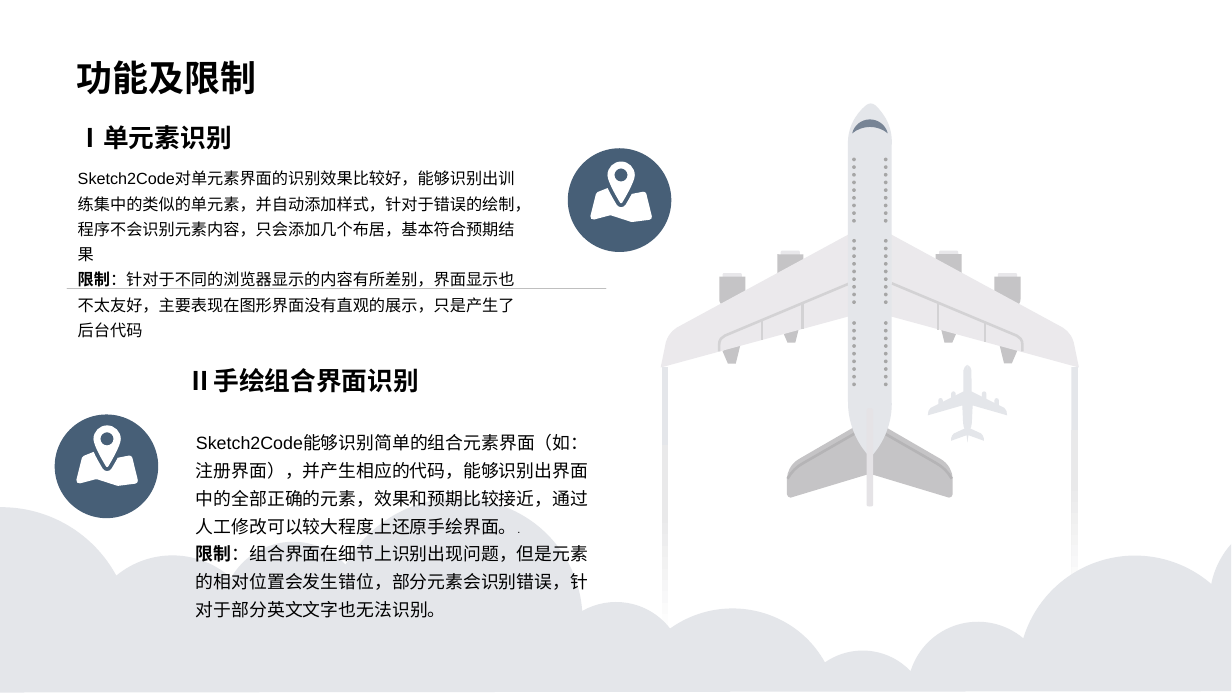
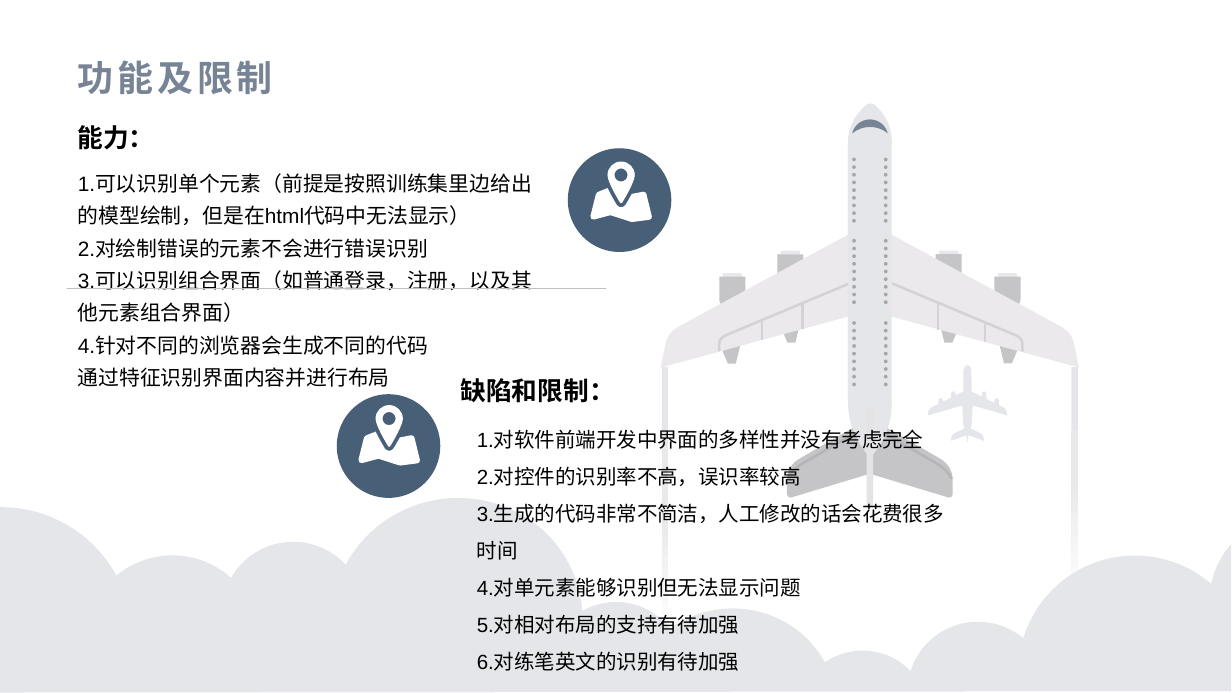
Before and after one commit to MSE-925/Sketch2codeTest, a slide deck: slide 24 of 现代软件工程最终(1).pptx (slide 14 before the commit). Drawn at 1232x693 pixels with LibreOffice and Linux fonts; fonts in the diff are those of the drawing. Boxes give left, top, right and bottom in pixels: in the first picture for what was removed or moved away, otherwise in the second. Text is boxed around its words. In the diff, an @@ line names an element or a change of style, - is before the commit and + after.

Commit message:
修改ppt

```diff
--- a/现代软件工程最终(1).pptx
+++ b/现代软件工程最终(1).pptx
@@ title "功能及限制" at (78, 60, 273, 94): text colour #000000 to #778495, letter spacing 0 to 3 pt @@
@@ text at (78, 125, 155, 150): text changed @@
-Ⅰ单元素识别
+能力：
@@ text at (78, 174, 532, 387): text changed; size 12.6 to 16.2 pt @@
-Sketch2Code对单元素界面的识别效果比较好，能够识别出训练集中的类似的单元素，并自动添加样式，针对于错误的绘制，程序不会识别元素内容，只会添加几个布居，基本符合预期结果
-限制：针对于不同的浏览器显示的内容有所差别，界面显示也不太友好，主要表现在图形界面没有直观的展示，只是产生了后台代码
+1.可以识别单个元素（前提是按照训练集里边给出的模型绘制，但是在html代码中无法显示）
+2.对绘制错误的元素不会进行错误识别
+3.可以识别组合界面（如普通登录，注册，以及其他元素组合界面）
+4.针对不同的浏览器会生成不同的代码
+通过特征识别界面内容并进行布局
@@ text removed at (188, 368, 419, 393) @@
-Ⅱ手绘组合界面识别
@@ text added at (461, 378, 615, 403), 20 pt, text #000000, bold @@
+缺陷和限制：
@@ ellipse: place and size @@
-ellipse at (55, 415, 158, 518)
+ellipse at (336, 395, 440, 498)
@@ freeform shape: place and size @@
-freeform shape at (77, 425, 139, 485)
+freeform shape at (359, 405, 421, 465)
@@ text at (477, 431, 944, 671): text changed; size 13.9 to 16 pt @@
-Sketch2Code能够识别简单的组合元素界面（如：注册界面），并产生相应的代码，能够识别出界面中的全部正确的元素，效果和预期比较接近，通过人工修改可以较大程度上还原手绘界面。.
-限制：组合界面在细节上识别出现问题，但是元素的相对位置会发生错位，部分元素会识别错误，针对于部分英文文字也无法识别。
+1.对软件前端开发中界面的多样性并没有考虑完全
+2.对控件的识别率不高，误识率较高
+3.生成的代码非常不简洁，人工修改的话会花费很多时间
+4.对单元素能够识别但无法显示问题
+5.对相对布局的支持有待加强
+6.对练笔英文的识别有待加强
```
Also in this commit, not shown: 5 other slides changed, 22 slides added, 10 slides removed, 1 other file.
